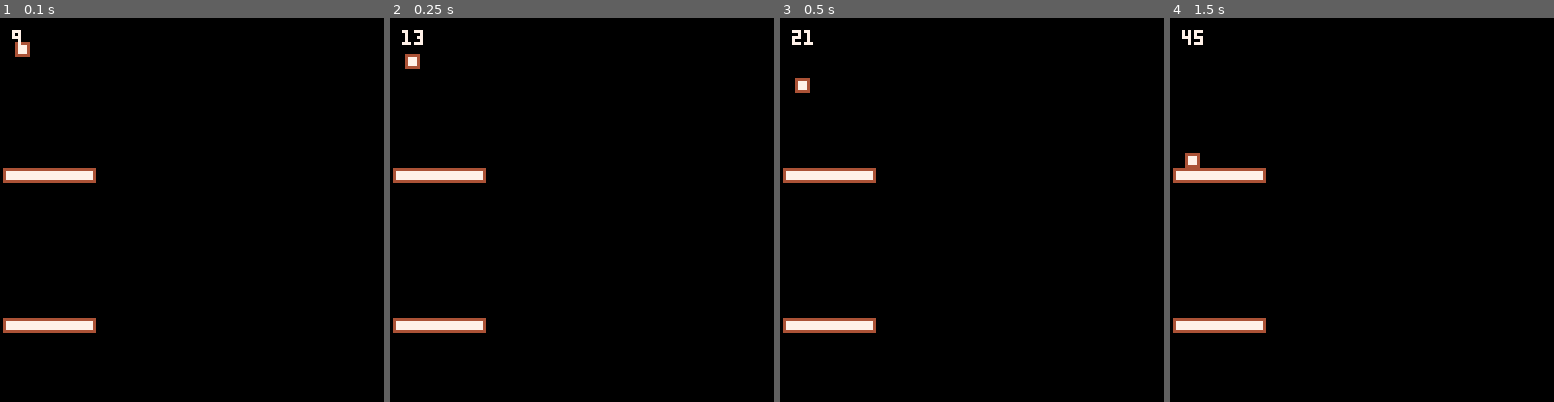
Above: before the commit, frames 1-4 (left to right).
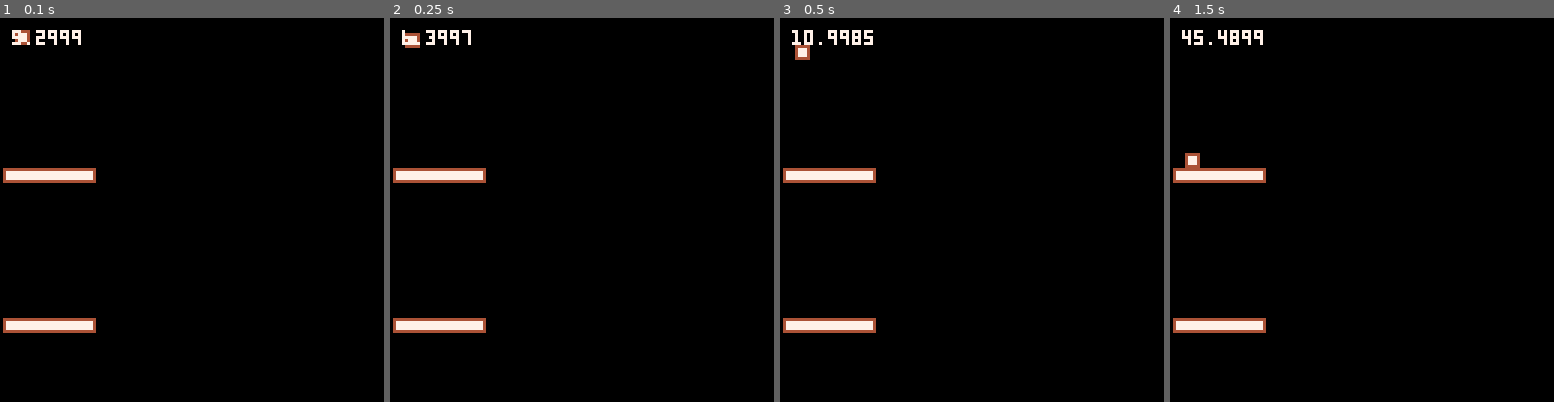
Above: after the commit, the same moments.

Repository: appellatebaton0/pico-platformer
Game: PICO-8 cartridge game.p8
The game is run twice, just before and just after one commit, with the same random seed, the same clock (stepped at 60 frames per second) and the same inputs.
Inputs:
- Up to frame 1 (0.1 s): no input
- Up to frame 2 (0.25 s): no input
- Up to frame 3 (0.5 s): no input
- Up to frame 4 (1.5 s): no input

The runs differ from the first frame. In frame 1, 0.5% of the frame differs, in the area x 3-22%, y 3-11%; in frame 2, 0.6%; in frame 3, 0.7%, in the area x 3-25%, y 3-20%; in frame 4, 0.3%.

Commit message:
h1 - Gravity
Made (mostly) working gravity; it's a bit wonky, but eh.

Diff:
--- a/collision.lua
+++ b/collision.lua
@@ -37,6 +37,17 @@
     return false
 end
 
+function can_offset(box, off_x, off_y)
+
+    try_box = {
+        x = box.x + off_x, y = box.y + off_y,
+        sx = box.sx, sy = box.sy,
+        layer = box.layer
+    }
+
+    return not collides(try_box)
+end
+
 -- Returns the box with the given offset ONLY IF there are no collisions in that direction.
 function offset(box, by_x, by_y)
     next_box = {
--- a/game.lua
+++ b/game.lua
@@ -1,10 +1,23 @@
 
 player = {
     x = 5, y = 4, sx = 4, sy = 4,
-    layer = 1,
+    layer = 1, gravity_increase = 0.05, gravity = 0,
+
+    control = function(this)
+
+    end,
 
     _update = function(this)
-        this.y = offset(this, 0, 1).y
+        this.on_floor = not can_offset(this, 4, this.gravity)
+
+        if not this.on_floor then
+            this.y = offset(this, 0, this.gravity).y
+            this.gravity += this.gravity_increase
+        else
+            this.gravity = this.gravity_increase
+        end
+
+        this:control()
         --this.y += 1
     end,
 
Not shown, changed: log.txt
